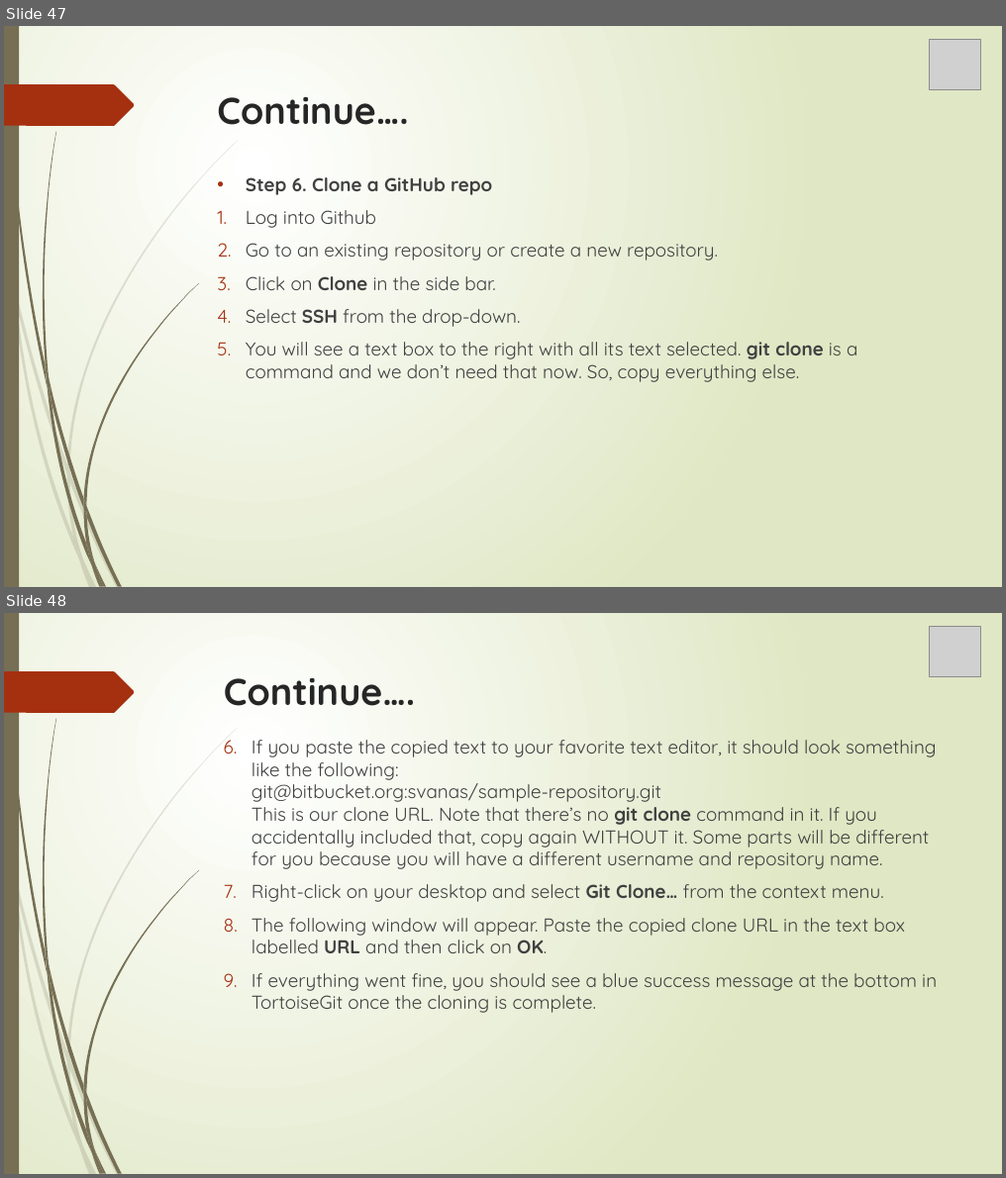
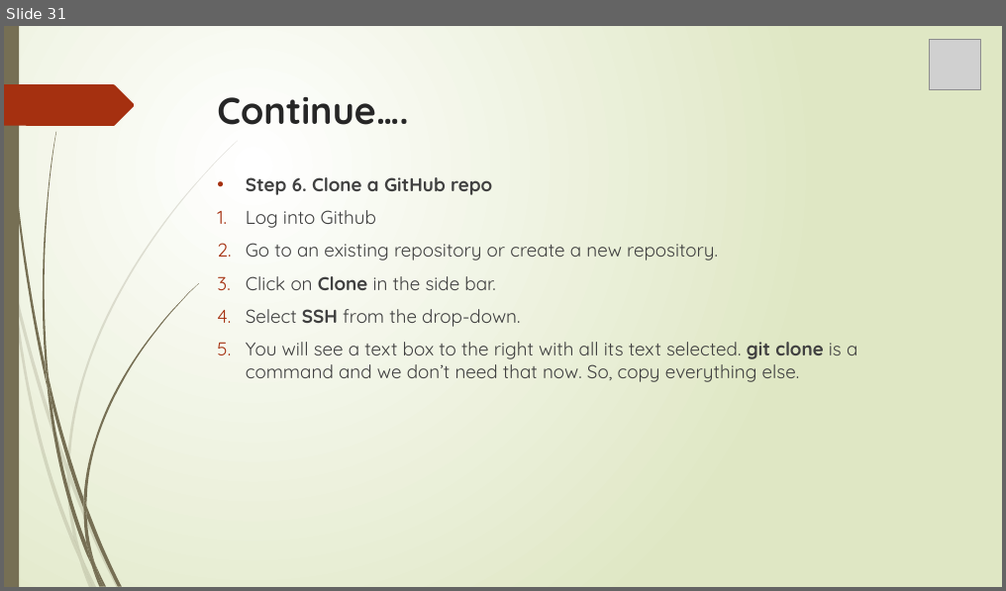
Before and after one commit to MaryGreeshma/testrepo, a slide deck: Git.pptx. Shown one above the other, each under a label of ours: slides 47 and 48 before the commit, slide 31 after it. The pictures are 1006x1178 and 1006x591 pixels, drawn with LibreOffice and Linux fonts; fonts in the diff are those of the drawing; grey boxes stand for pictures. Boxes give left, top, right and bottom in pixels: in the first picture for what was removed or moved away, otherwise in the second. Text is boxed around its words. In the diff, an @@ line names an element or a change of style, - is before the commit and + after.

```diff
--- a/Git.pptx
+++ b/Git.pptx
@@ slide 48 removed at (4, 613, 1002, 1174), background gradient #FFFFFF to #DFE8C4; not listed: 24 template elements that a slide beside it also shows @@
@@ picture removed at (930, 626, 980, 676) @@
@@ title removed at (224, 678, 415, 706) @@
-Continue….
@@ text removed at (252, 740, 937, 1013) @@
-6. If you paste the copied text to your favorite text editor, it should look something like the following:
-   git@bitbucket.org:svanas/sample-repository.git
-   This is our clone URL. Note that there’s no git clone command in it. If you accidentally included that, copy again WITHOUT it. Some parts will be different for you because you will have a different username and repository name.
-7. Right-click on your desktop and select Git Clone… from the context menu.
-8. The following window will appear. Paste the copied clone URL in the text box labelled URL and then click on OK.
-9. If everything went fine, you should see a blue success message at the bottom in TortoiseGit once the cloning is complete.
@@ what was slide 47 is now slide 31 @@
```
Also in this commit, not shown: 13 other slides removed.
